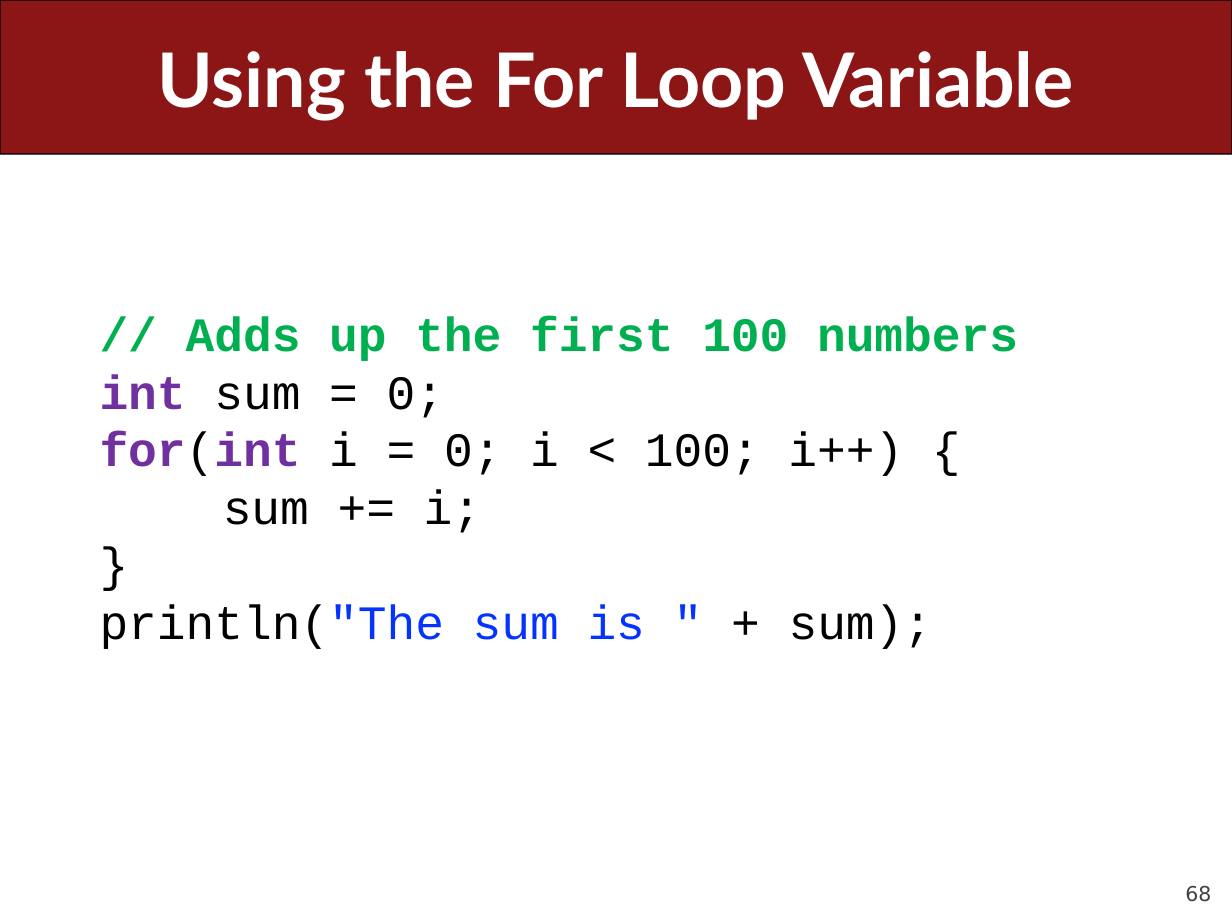
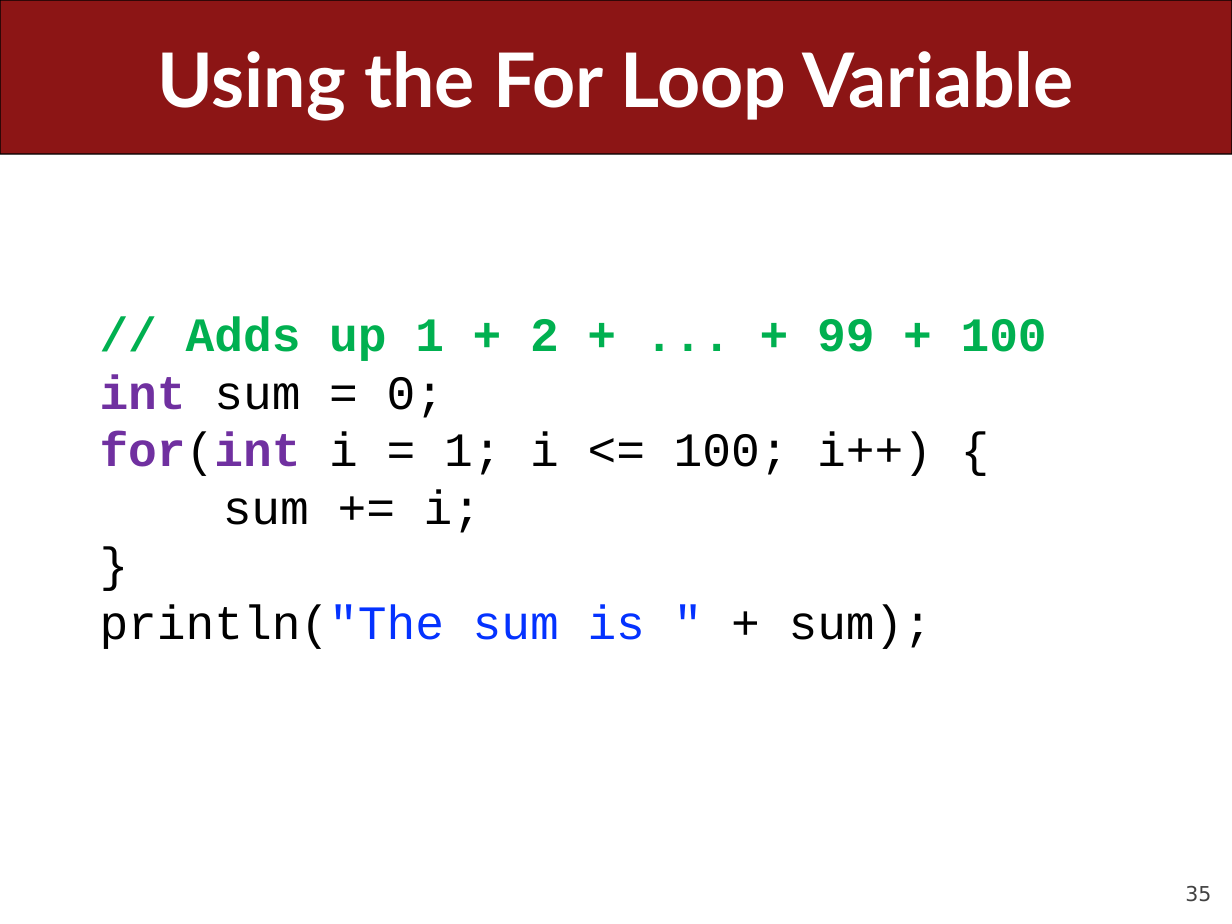
Before and after one commit to ckincaid17/cs106a-summer-2018, a slide deck: slide 35 of WWW/lectures/Lecture6/Lecture6.pptx (slide 68 before the commit). Drawn at 1232x924 pixels with LibreOffice and Linux fonts; fonts in the diff are those of the drawing. Boxes give left, top, right and bottom in pixels: in the first picture for what was removed or moved away, otherwise in the second. Text is boxed around its words. In the diff, an @@ line names an element or a change of style, - is before the commit and + after.

```diff
--- a/WWW/lectures/Lecture6/Lecture6.pptx
+++ b/WWW/lectures/Lecture6/Lecture6.pptx
@@ text at box(186, 317, 1047, 361): text changed @@
-// Adds up the first 100 numbers
+// Adds up 1 + 2 + ... + 99 + 100
@@ text at box(100, 432, 932, 476): text changed @@
-for(int i = 0; i < 100; i++) {
+for(int i = 1; i <= 100; i++) {
@@ page number at box(1185, 885, 1211, 902): text changed @@
-68
+35
```
Also in this commit, not shown: 13 other slides changed, 36 slides added, 30 slides removed, 14 other files.
